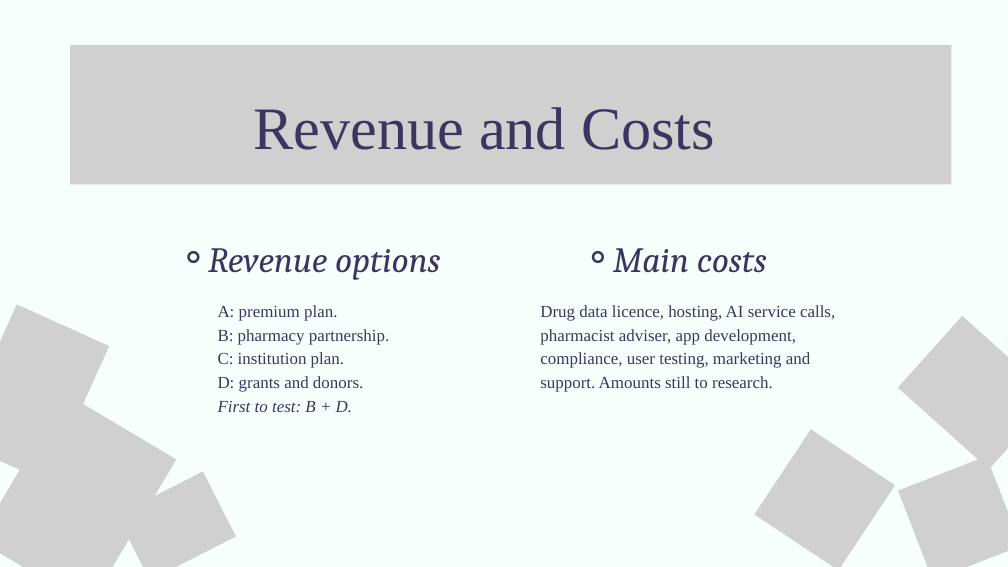
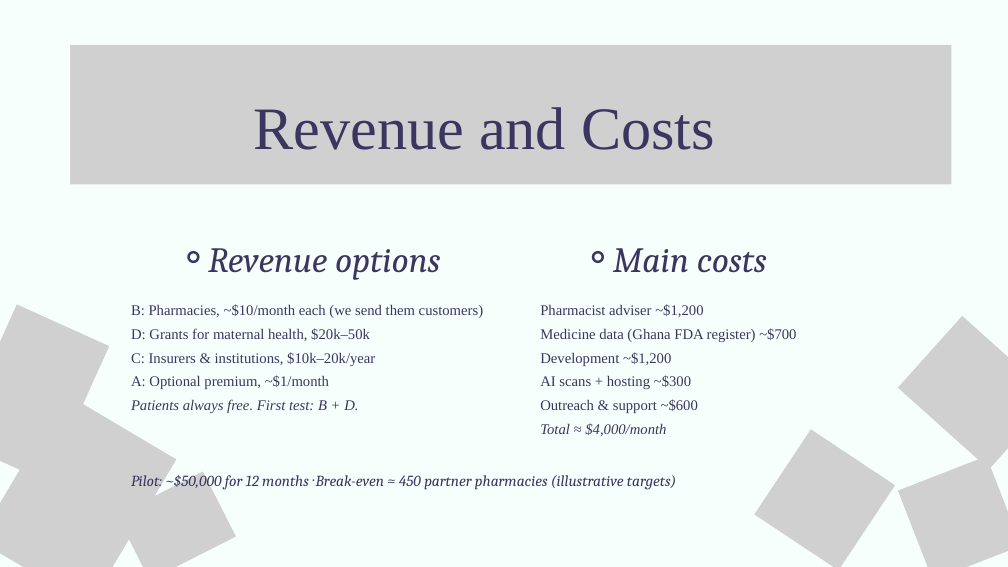
Before and after one commit to YayraBoven/meditrust-code, a slide deck: slide 14 of downloads/MediTrust_Ghana_Pitch_Deck_updated.pptx. Drawn at 1008x567 pixels with LibreOffice and Linux fonts; fonts in the diff are those of the drawing; grey boxes stand for pictures. Boxes give left, top, right and bottom in pixels: in the first picture for what was removed or moved away, otherwise in the second. Text is boxed around its words. In the diff, an @@ line names an element or a change of style, - is before the commit and + after.

```diff
--- a/downloads/MediTrust_Ghana_Pitch_Deck_updated.pptx
+++ b/downloads/MediTrust_Ghana_Pitch_Deck_updated.pptx
@@ text at [131,304,483,413]: text changed; size 24.2 to 21 pt @@
-A: premium plan.
-B: pharmacy partnership.
-C: institution plan.
-D: grants and donors.
-First to test: B + D.
+B: Pharmacies, ~$10/month each (we send them customers)
+D: Grants for maternal health, $20k–50k
+C: Insurers & institutions, $10k–20k/year
+A: Optional premium, ~$1/month
+Patients always free. First test: B + D.
@@ text at [540,304,796,436]: text changed; size 24.2 to 21 pt @@
-Drug data licence, hosting, AI service calls, pharmacist adviser, app development, compliance, user testing, marketing and support. Amounts still to research.
+Pharmacist adviser ~$1,200
+Medicine data (Ghana FDA register) ~$700
+Development ~$1,200
+AI scans + hosting ~$300
+Outreach & support ~$600
+Total ≈ $4,000/month
@@ text added at [131,472,676,490], 22 pt, text #3B365F, italic @@
+Pilot: ~$50,000 for 12 months · Break-even ≈ 450 partner pharmacies (illustrative targets)
```
